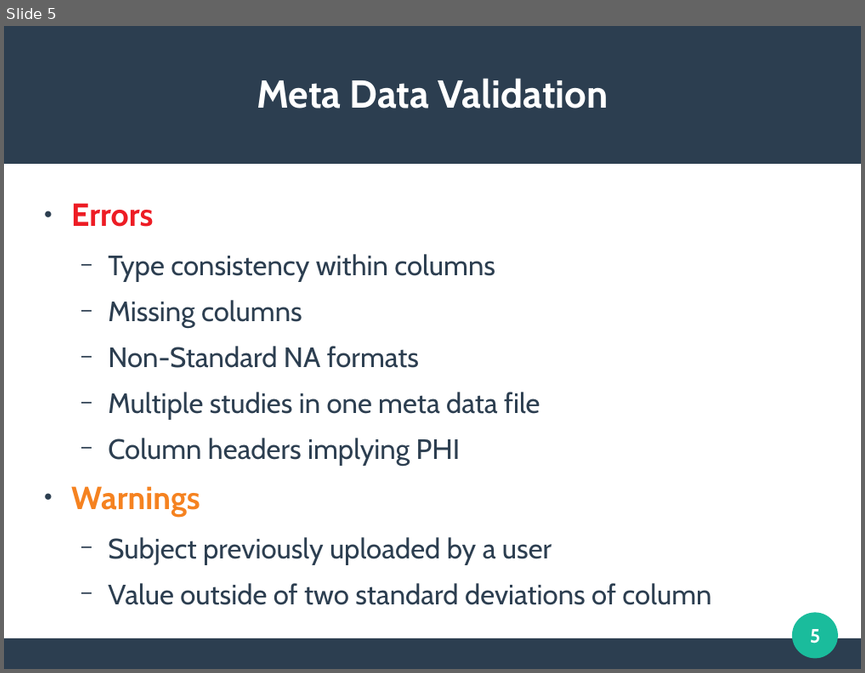
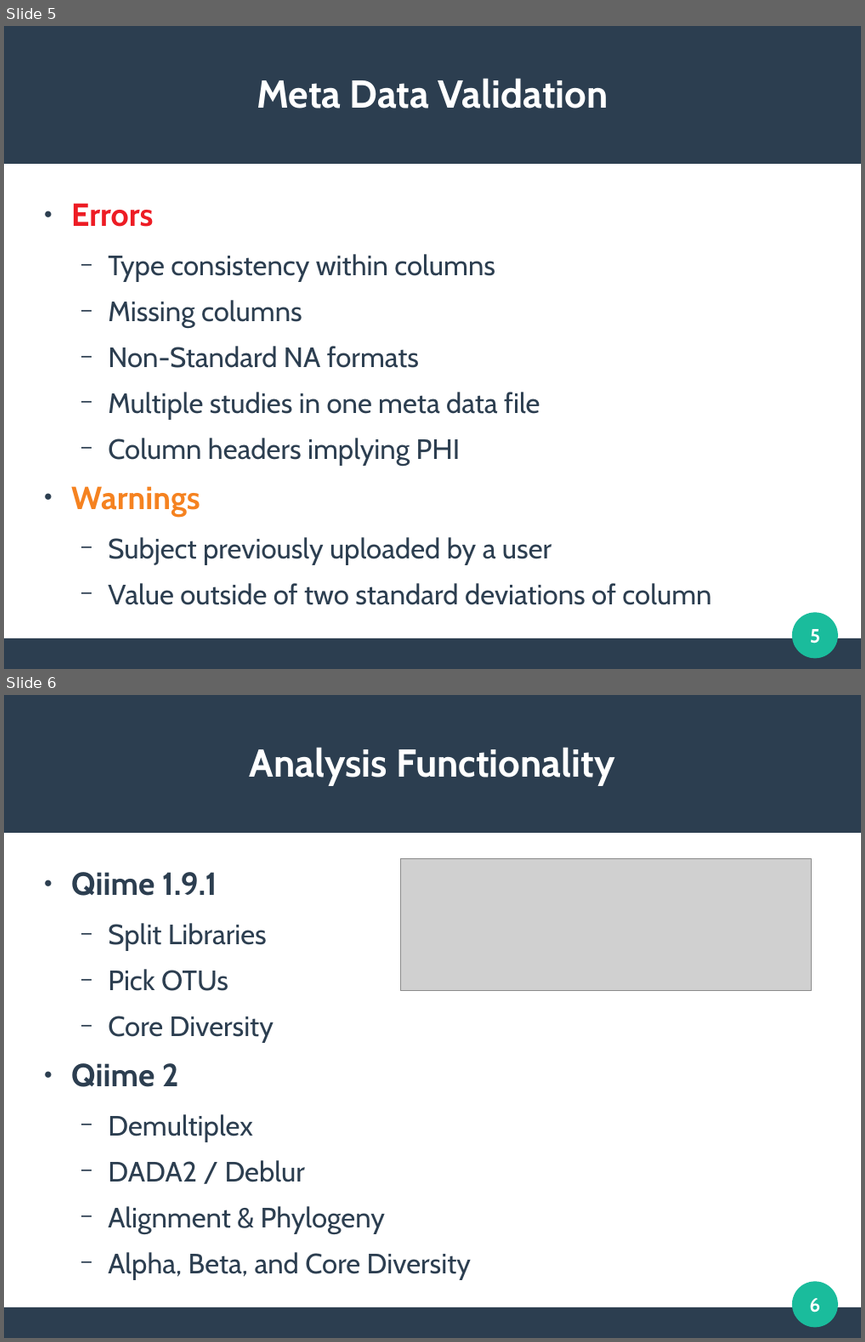
Before and after one commit to clemente-lab/mmeds-meta, a slide deck: sql/mmeds.odp. Shown one above the other, each under a label of ours: slide 5 before the commit, slides 5 and 6 after it. The pictures are 865x673 and 865x1342 pixels, drawn with LibreOffice and Linux fonts; fonts in the diff are those of the drawing; grey boxes stand for pictures. Boxes give left, top, right and bottom in pixels: in the first picture for what was removed or moved away, otherwise in the second. Text is boxed around its words. In the diff, an @@ line names an element or a change of style, - is before the commit and + after.

```diff
--- a/sql/mmeds.odp
+++ b/sql/mmeds.odp
@@ slide 6 added at (4,695,861,1338), background #FFFFFF; not listed: 3 template elements that a slide beside it also shows @@
@@ title added at (250,747,614,786), 36 pt, text #FFFFFF, bold @@
+Analysis Functionality
@@ text added at (71,872,471,1280), 25.9 pt, text #2C3E50 @@
+● Qiime 1.9.1
+  − Split Libraries
+  − Pick OTUs
+  − Core Diversity
+● Qiime 2
+  − Demultiplex
+  − DADA2 / Deblur
+  − Alignment & Phylogeny
+  − Alpha, Beta, and Core Diversity
@@ picture added at (400,858,811,991) @@
@@ page number added at (809,1298,820,1312), 18 pt, text #FFFFFF, bold @@
+6
```
Also in this commit, not shown: 4 slides changed, 3 other slides added, 3 slides removed, 5 other files.
